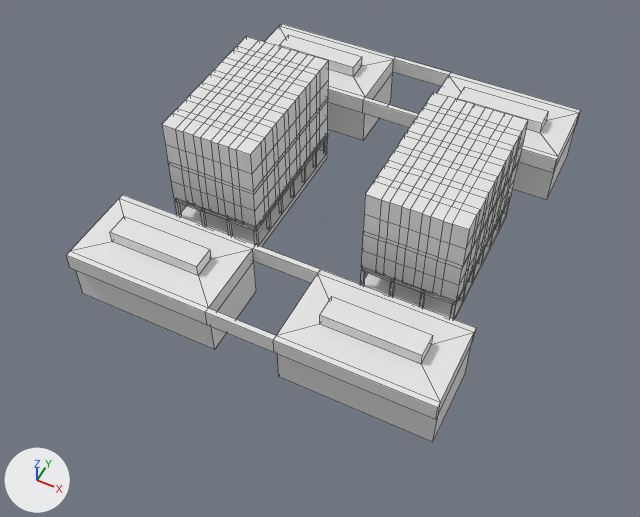
Before and after pictures for a commit that changed the FBX model src/Assets/3D Assets/Models/ECS.fbx.
Both versions are drawn from a camera (50 mm lens) standing at (75.9, -166.7, 187.7) and looking at (1.9, -18.7, 2.6). Every picture has the same lights, and +X, +Y and +Z are marked at lower left. Mesh edges are drawn as thin lines. Materials are left out; every surface is plain grey. Vertices at the same position are counted once.

The older version as bpy lines, for what is in view:
```python
me_cube = bpy.data.meshes.new('Cube')
me_cube.from_pydata(...)  # 1520 vertices, 1440 faces; spans x -51.3..51.3, y -58.7..58.7, z -0.1..36.8
# faces by material slot: [12, 1324, 84, 12, 8]
me_cube.materials.append(mat_concrete030)
me_cube.materials.append(mat_concrete034)
me_cube.materials.append(mat_plastic005)
me_cube.materials.append(mat_blue)
me_cube.materials.append(mat_redconcrete030)
ob_ecs_main = bpy.data.objects.new('ECS Main', me_cube)
ob_ecs_main.location = (0.0, 0.0, 0.0)
```
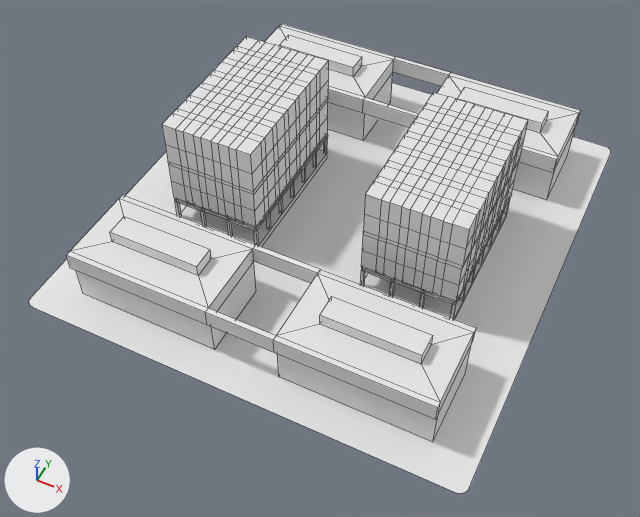
What differs and where, as boxes (x1, y1, x2, y2) in the pictures (640 x 517 px):
'ECS Main', reshaped (13% wider, 12% taller)
    before: (66, 24, 581, 442)
    after: (29, 24, 611, 493)
part 1 of me_cube, added
    after: (29, 83, 611, 493)

Diff of the bpy script that builds the scene:
```diff
--- a/src/Assets/3D Assets/Models/ECS.fbx.py
+++ b/src/Assets/3D Assets/Models/ECS.fbx.py
@@ me_cube @@
 # used by ob_ecs_main; location = (0.0, 0.0, 0.0)
-me_cube.from_pydata(...)  # 1520 vertices, 1440 faces; spans x -51.3..51.3, y -58.7..58.7, z -0.1..36.8
+me_cube.from_pydata(...)  # 1540 vertices, 1441 faces; spans x -63.2..63.2, y -67.1..67.1, z -0.1..36.8
+# me_cube part 1: a new loose piece of 20 vertices spanning x -63.2..63.2, y -67.1..67.1, z 0.0
```
